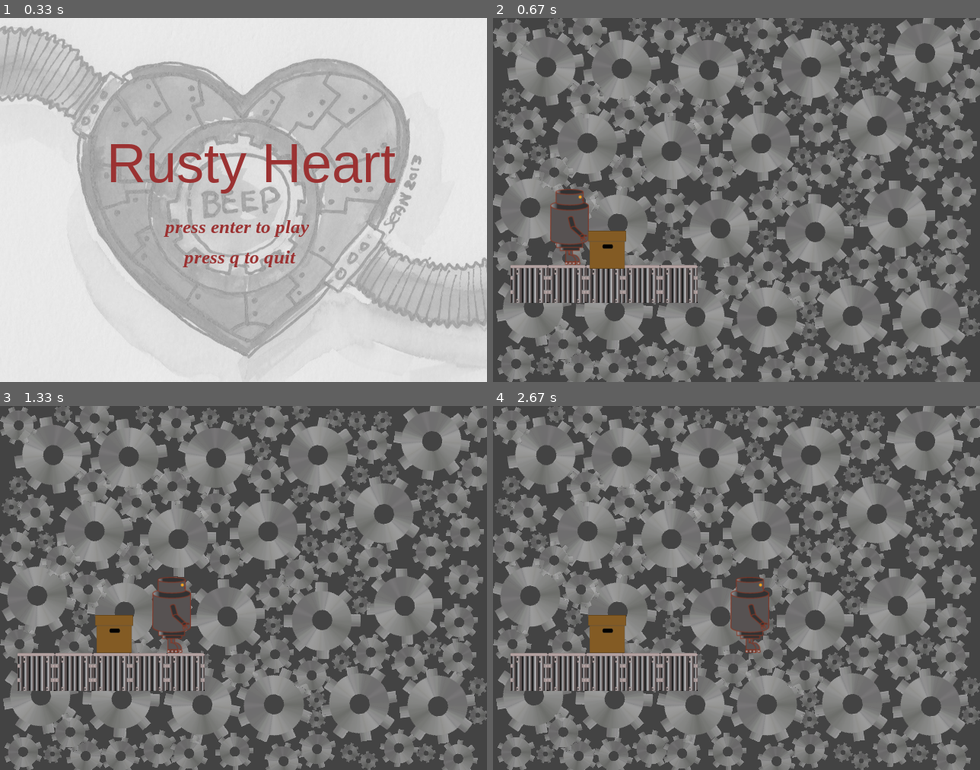
Above: before the commit, frames 1-4 (two rows, left to right).
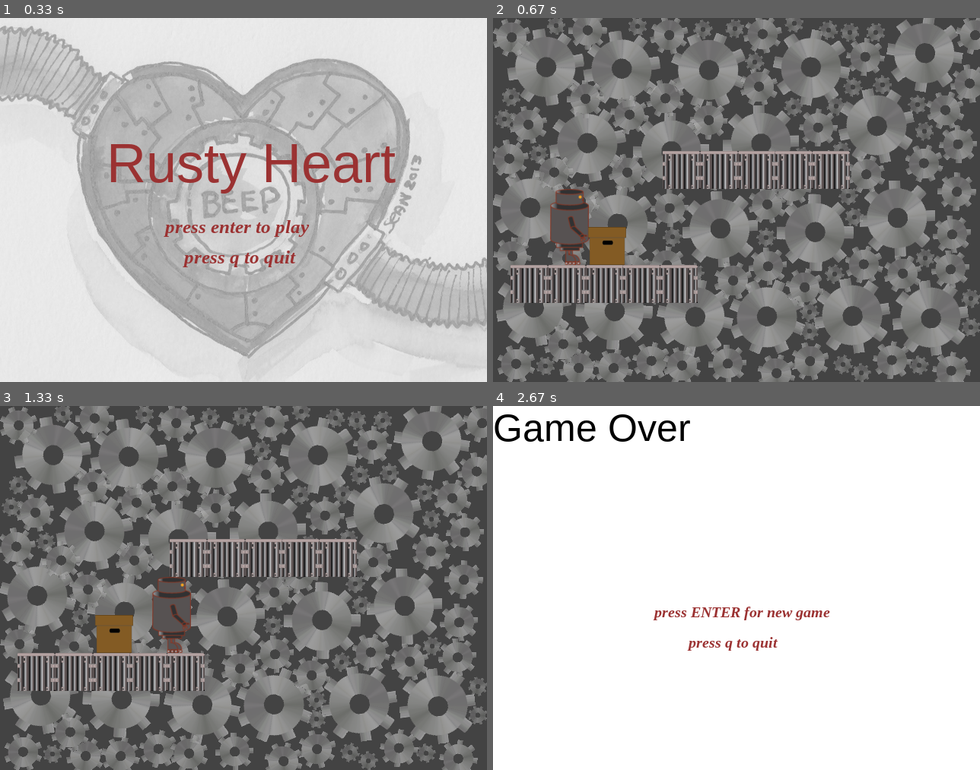
Above: after the commit, the same moments.

Repository: beatriceliang/RustyHeart
Game: pygame game, started from RustyHeart.py
Same seed, same stepped clock (60 frames per second), same inputs: the game is played once before the commit and once after it. The source is Python 2; it was converted automatically to run under Python 3.
Inputs:
- Up to frame 1 (0.33 s): no input
- Up to frame 2 (0.67 s): tap Enter at 0.33 s
- Up to frame 3 (1.33 s): tap Space at 0.67 s; hold Right from 1 s (still down)
- Up to frame 4 (2.67 s): release Right at 1.47 s; hold Left 1.5-1.8 s; hold Right 1.83-2.3 s

Frame 1 is identical in both runs. In frame 2, 3.3% of the frame differs, in the area x 19-74%, y 36-69%; in frame 3, 3.1%; in frame 4, 100%, in the area x 0-100%, y 0-100%.

Commit message:
added 2nd box and fixed bugs

Diff:
--- a/RustyHeart.py
+++ b/RustyHeart.py
@@ -82,18 +82,18 @@
 
 							self.drawBkg(refresh,'factory.png')
 							mbox = box.Box([-100,300],"metal",self.rusty,self.boxImages)
-							mbox2 = box.Box([0,300],"metal",self.rusty,self.boxImages)
+							mbox2 = box.Box([100,150],"metal",self.rusty,self.boxImages)
 							cbox = box.Box([100,240],"cardboard",self.rusty,self.boxImages)
+
 							self.screen.blit( self.rusty.image, self.rusty.rect )
-
 							self.screen.blit(mbox2.image, mbox2.rect)
 							self.screen.blit( mbox.image, mbox.rect)
 							self.screen.blit( cbox.image, cbox.rect)
+
 							pygame.display.update()
 				pygame.display.update(refresh)
 
 			if self.state == "sandbox":
-
 				for event in pygame.event.get():
 					#Handles key presses
 					if event.type == pygame.KEYDOWN:
@@ -127,18 +127,19 @@
 								drop.play()
 				if self.rusty.rect.centery >480 :
 					#Go back to beginning if dead
+					self.rusty.left = False
+					self.rusty.speed = [0,0]
+					self.rusty.location = [self.rusty.start[0],self.rusty.start[1]+10]
 					fall = pygame.mixer.Sound( "falling.wav" )
 					fall.play()
 					self.state = 'end'
 					pygame.mixer.music.load('AllThis.mp3')
 					soundstate = 'play'
-					self.rusty.left = False
-					self.rusty.speed = [0,0]
-					self.rusty.location = [50,200]
+
 
 				self.drawBkg(refresh,'factory.png',self.rusty.rect)
 				self.drawBkg(refresh,'factory.png',mbox.rect)
-				self.drawBkg(refresh,'factory.png',mbox2.rect)
+				self.drawBkg(refresh,'factory.png', mbox2.rect)
 				self.drawBkg(refresh,'factory.png',cbox.rect)
 
 				self.rusty.move([cbox,mbox,mbox2])
@@ -153,7 +154,7 @@
 				refresh.append(self.rusty.rect)
 				self.screen.blit(mbox.image,mbox.rect)
 				refresh.append(mbox.rect)
-				self.screen.blit(mbox2.image,mbox.rect)
+				self.screen.blit(mbox2.image,mbox2.rect)
 				refresh.append(mbox2.rect)
 				self.screen.blit(cbox.image,cbox.rect)
 				refresh.append(cbox.rect)
--- a/box.py
+++ b/box.py
@@ -28,7 +28,7 @@
 	def isOnBox(self,boxes):
 		for box in boxes:
 			if (box.rect.centery-box.rect.height/2 <= self.rect.centery + self.rect.height/2) and (box.rect.centerx + box.rect.width/2 >= self.rect.centerx) and (box.rect.centerx-box.rect.width/2 <= self.rect.centerx):
-					return True
+					return box
 		return False
 	def move(self,boxes):
 		if self.state == 'held':
@@ -36,10 +36,10 @@
 			self.location[1] = self.rusty.location[1]-self.rect.height/2
 		elif self.state == 'ground':
 			self.location[0] = self.location[0]
-
-			if self.isOnBox(boxes):
+			b = self.isOnBox(boxes)
+			if b != False:
 				self.yspeed = 0
-				self.location[1] = self.location[1]
+				self.location[1] = b.location[1]-self.rect.height
 			else:
 				self.yspeed += 0.2
 				self.location[1] += (self.rect.height/2)*self.yspeed
--- a/rusty.py
+++ b/rusty.py
@@ -4,6 +4,7 @@
 class Rusty:
     def __init__(self,location):
         pygame.init()
+        self.start = (location[0],location[1])
         self.location = location #[50,280]
         self.speed = [0,0]
 
@@ -31,7 +32,7 @@
             self.speed[1]= -2
             self.justJumped = True
     def isOnBox(self,box):
-        return (box.rect.centery-box.rect.height/2 <= self.rect.centery + self.rect.height/2) and (box.rect.centerx + box.rect.width/2 >= self.rect.centerx) and (box.rect.centerx-box.rect.width/2 <= self.rect.centerx)
+        return (box.rect.centery +box.rect.height/2 >= self.rect.centery +self.rect.height/2) and (box.rect.centery-box.rect.height/2 <= self.rect.centery + self.rect.height/2) and (box.rect.centerx + box.rect.width/2 >= self.rect.centerx) and (box.rect.centerx-box.rect.width/2 <= self.rect.centerx)
 
     def move(self,boxes):
         notOn = True
Not shown, changed: box.pyc
Not shown, changed: rusty.pyc
